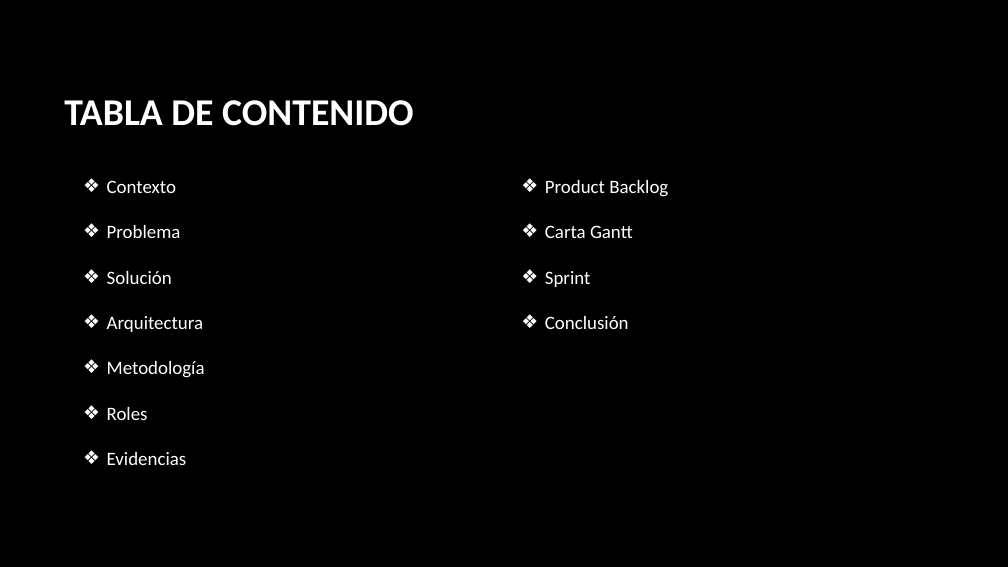
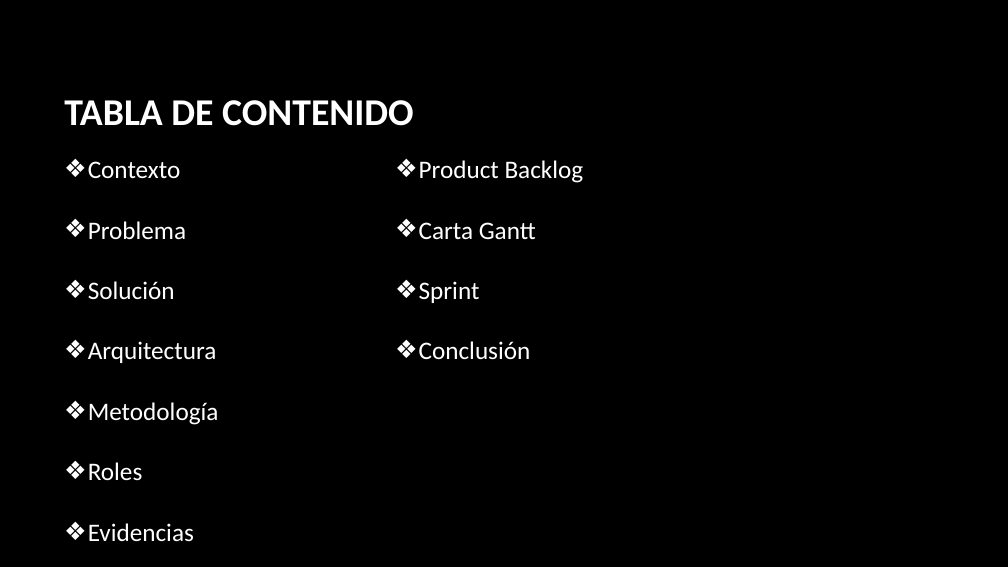
Before and after one commit to cristianvernal/NombreProyecto_Capstone24_DUOC_VM, a slide deck: slide 2 of Fase 1/Evidencias Grupales/Presentación Capstone.pptx. Drawn at 1008x567 pixels with LibreOffice and Linux fonts; fonts in the diff are those of the drawing; background and template pictures are left out. Boxes give left, top, right and bottom in pixels: in the first picture for what was removed or moved away, otherwise in the second. Text is boxed around its words. In the diff, an @@ line names an element or a change of style, - is before the commit and + after.

```diff
--- a/Fase 1/Evidencias Grupales/Presentación Capstone.pptx
+++ b/Fase 1/Evidencias Grupales/Presentación Capstone.pptx
@@ text "Contexto": place and size @@
-text "Contexto" at box(107, 180, 205, 465)
+text "Contexto" at box(88, 161, 219, 542)
@@ text "Contexto" at box(88, 161, 219, 542): size 18 to 24 pt @@
@@ text "Product Backlog" at box(419, 160, 584, 360): size 18 to 24 pt @@
@@ text "Product Backlog": place and size @@
-text "Product Backlog" at box(545, 180, 668, 329)
+text "Product Backlog" at box(419, 160, 584, 360)
```
Also in this commit, not shown: 2 other slides changed, 2 slides added, 1 other file.
